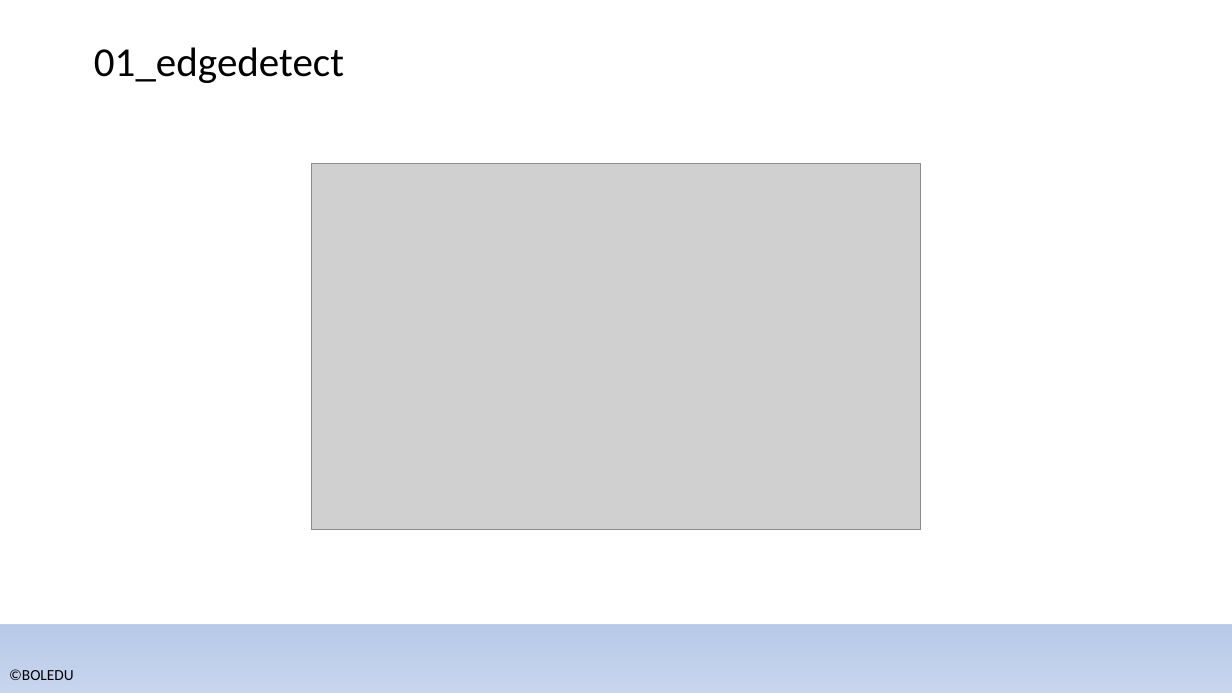
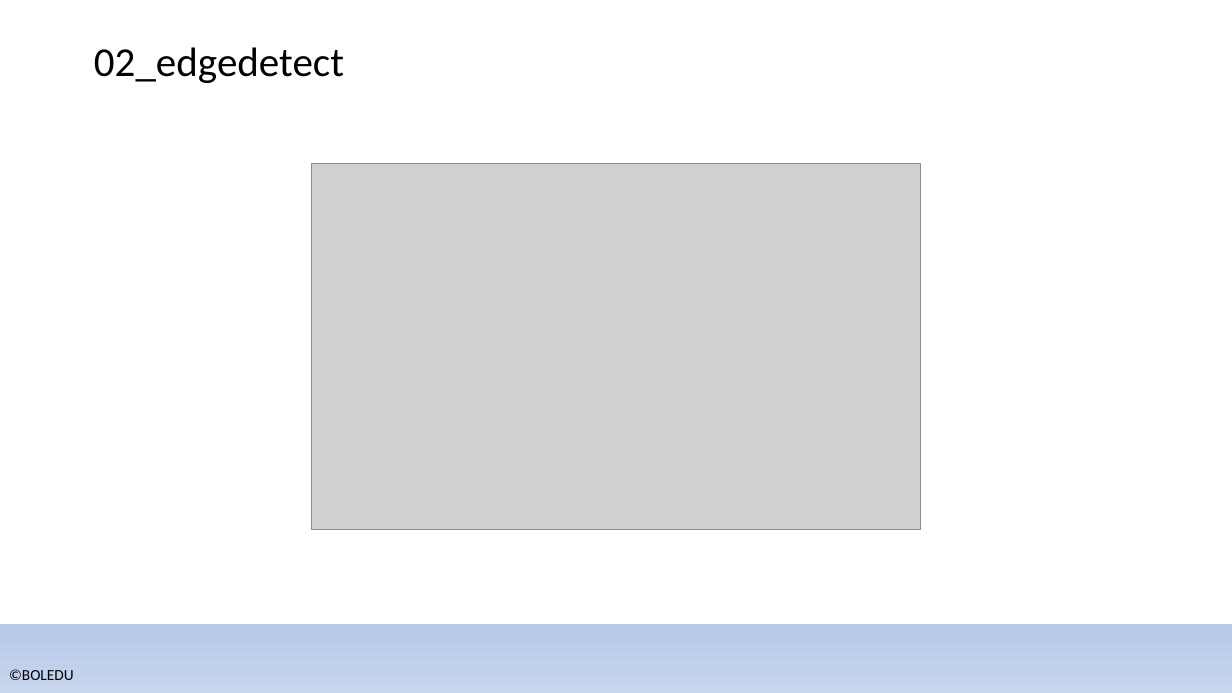
Before and after one commit to bol-edu/caravel-soc_fpga-lab, a slide deck: slide 7 of catapult_hls/lab_catapult_workbook.pptx. Drawn at 1232x693 pixels with LibreOffice and Linux fonts; fonts in the diff are those of the drawing; grey boxes stand for pictures; background and template pictures are left out. Boxes give left, top, right and bottom in pixels: in the first picture for what was removed or moved away, otherwise in the second. Text is boxed around its words. In the diff, an @@ line names an element or a change of style, - is before the commit and + after.

```diff
--- a/catapult_hls/lab_catapult_workbook.pptx
+++ b/catapult_hls/lab_catapult_workbook.pptx
@@ title at bbox=[94, 47, 344, 83]: text changed @@
-01_edgedetect
+02_edgedetect
```
Also in this commit, not shown: 3 other slides changed, 1 slide added.
